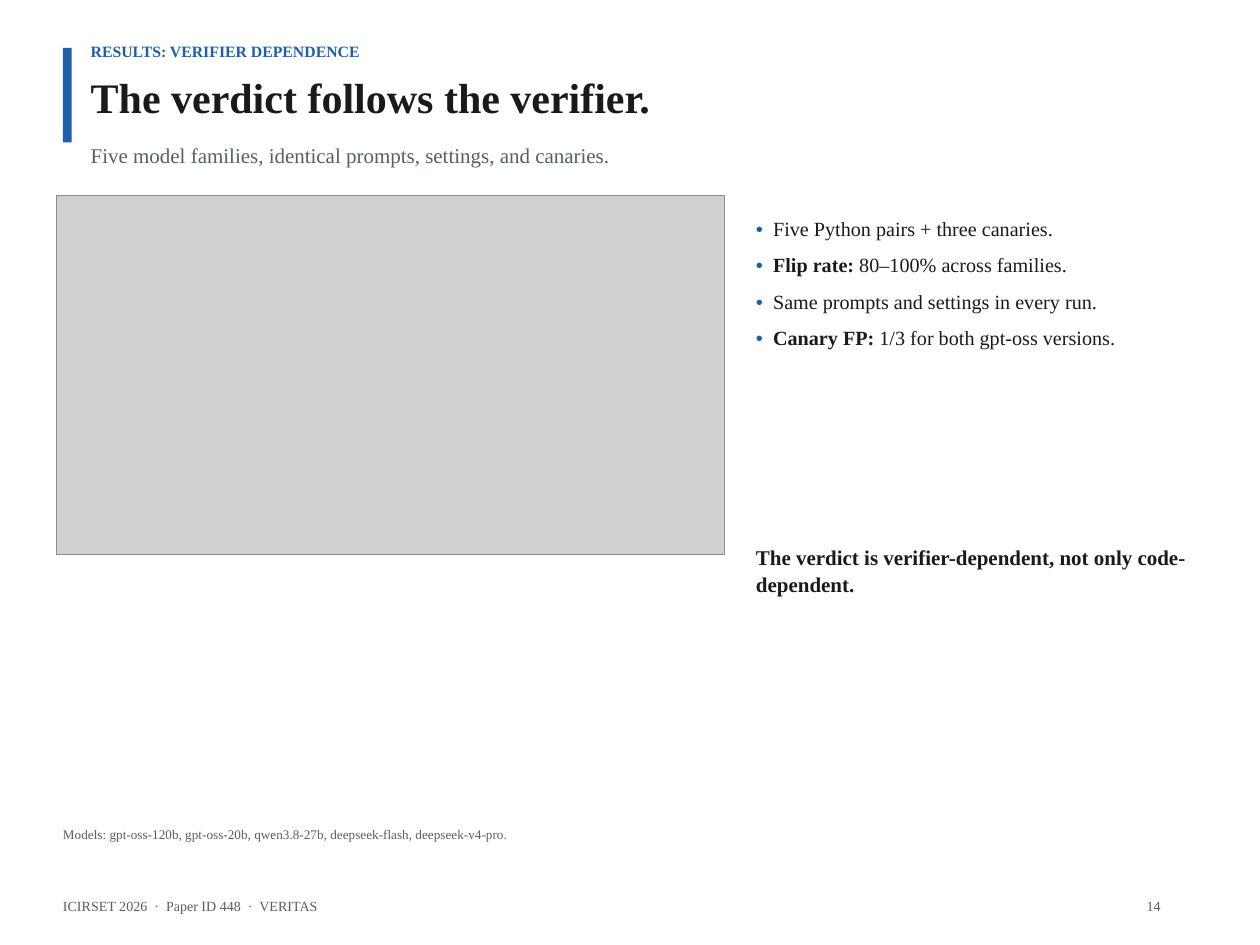
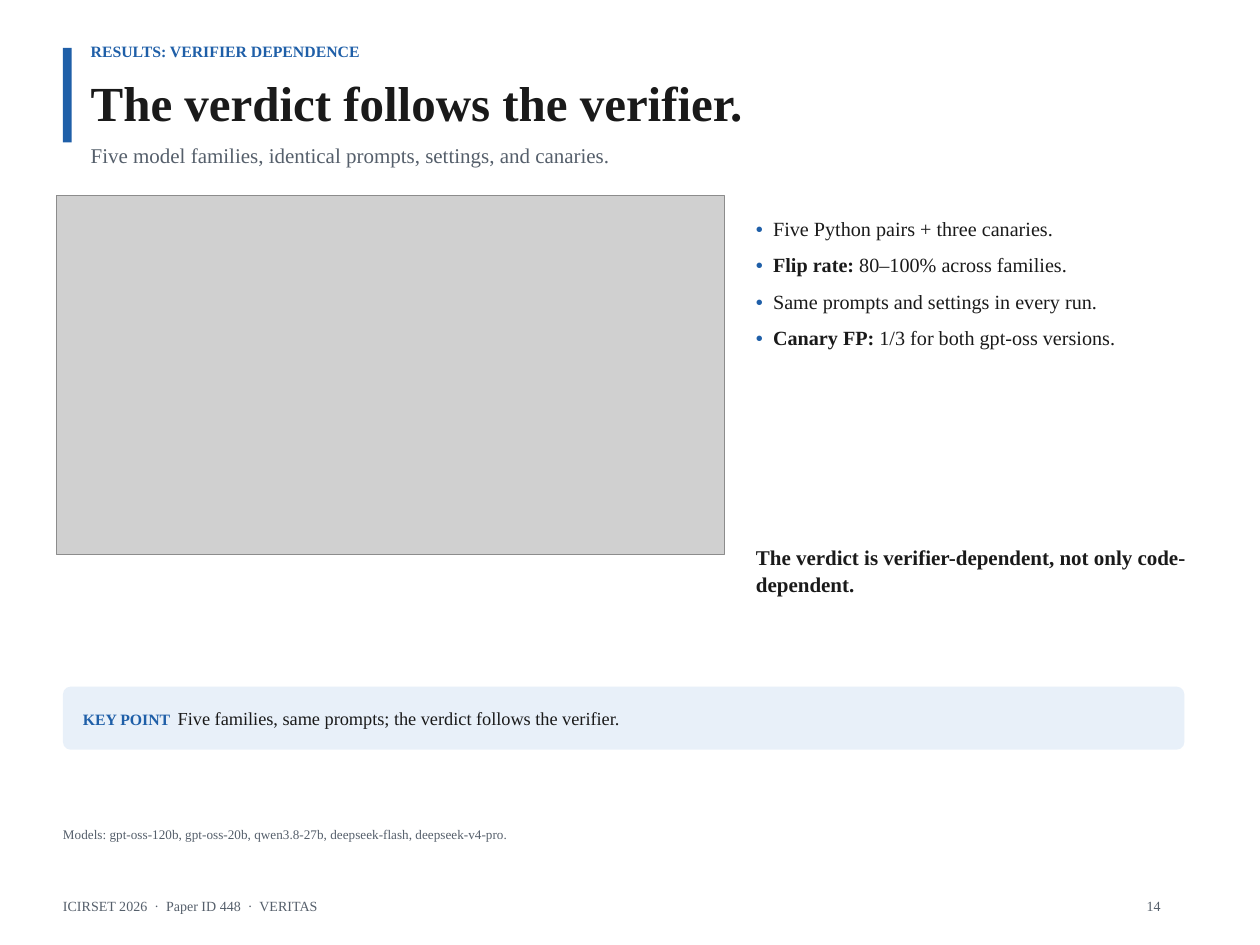
Before and after one commit to AmonWasHere/Proto, a slide deck: slide 14 of paper/ICIRSET-26_VERITAS_Presentation.pptx. Drawn at 1260x945 pixels with LibreOffice and Linux fonts; fonts in the diff are those of the drawing; grey boxes stand for pictures. Boxes give left, top, right and bottom in pixels: in the first picture for what was removed or moved away, otherwise in the second. Text is boxed around its words. In the diff, an @@ line names an element or a change of style, - is before the commit and + after.

Commit message:
Enlarge slide headings and add key-point support text

```diff
--- a/paper/ICIRSET-26_VERITAS_Presentation.pptx
+++ b/paper/ICIRSET-26_VERITAS_Presentation.pptx
@@ text "The verdict follows the verifier." at bbox=[91, 86, 742, 122]: size 24 to 28 pt @@
@@ rounded rectangle added at bbox=[63, 687, 1184, 750], fill #E8F0F9, 10.5 pt, text #1A1A1A @@
+KEY POINT Five families, same prompts; the verdict follows the verifier.
```
Also in this commit, not shown: 15 other slides changed, 1 other file.
